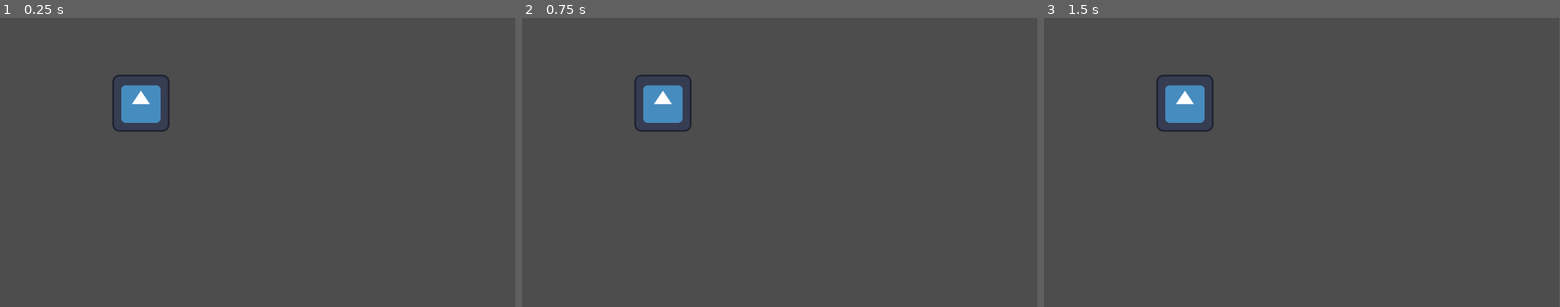
Above: before the commit, frames 1-3 (left to right).
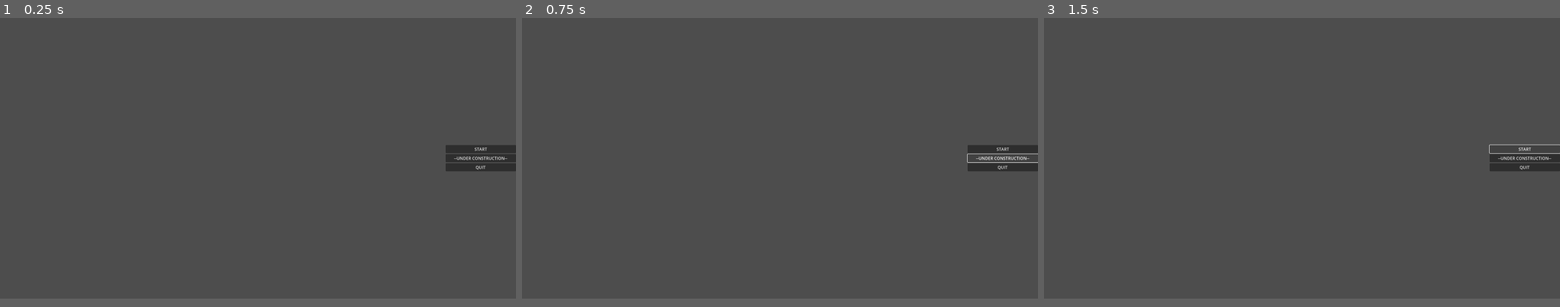
Above: after the commit, the same moments.

Repository: JeanShark-dev/godot-rock-survival
Game: Godot game, scene res://Main.tscn
The game is run twice, just before and just after one commit, with the same random seed, the same clock (stepped at 60 frames per second) and the same inputs. The engine's default icon, where the game draws it, is replaced by a stand-in: a white triangle on a blue panel in a dark square.
Inputs (mouse positions are in pixels of both pictures, inside the frame that each line leads up to):
- Up to frame 1 (0.25 s): no input
- Up to frame 2 (0.75 s): click (1001, 162) at 0.5 s, where only the run after the commit has a clickable "--UNDER CONSTRUCTION--"
- Up to frame 3 (1.5 s): click (1523, 153) at 1.25 s, where only the run after the commit has a clickable "START"
In our replay, the window is 799x449 before the commit and 800x436 after it. These sizes can differ from the game's own. Grey fills any space a smaller window leaves; there, only what the larger window draws over its background counts as a difference.

The runs differ from the first frame. In frame 1, 2.3% of the frame differs, in the area x 21-100%, y 19-54%; in frame 2, 2.1%; in frame 3, 2.1%.

Commit message:
started work, again
added functionality to player character
added (nonfunctional) main menu

Diff:
--- a/Main.tscn
+++ b/Main.tscn
@@ -1,11 +1,40 @@
-[gd_scene load_steps=3 format=3 uid="uid://b4lnjk3kh8c2k"]
+[gd_scene load_steps=2 format=3 uid="uid://b4lnjk3kh8c2k"]
 
 [ext_resource type="Script" path="res://assets/scripts/Main.gd" id="1_ja8op"]
-[ext_resource type="Texture2D" uid="uid://c64ha1mxf0hfw" path="res://assets/sprites/icon.svg" id="2_pu64m"]
 
 [node name="Main" type="Node"]
 script = ExtResource("1_ja8op")
 
-[node name="Context" type="Sprite2D" parent="."]
-position = Vector2(315, 191)
-texture = ExtResource("2_pu64m")
+[node name="MainMenu" type="Control" parent="."]
+layout_mode = 3
+anchors_preset = 15
+anchor_right = 1.0
+anchor_bottom = 1.0
+grow_horizontal = 2
+grow_vertical = 2
+
+[node name="ButtonContainer" type="VBoxContainer" parent="MainMenu"]
+layout_mode = 1
+anchors_preset = 11
+anchor_left = 1.0
+anchor_right = 1.0
+anchor_bottom = 1.0
+offset_left = -270.0
+grow_horizontal = 0
+grow_vertical = 2
+alignment = 1
+
+[node name="StartButton" type="Button" parent="MainMenu/ButtonContainer"]
+layout_mode = 2
+text = "START"
+language = "en"
+
+[node name="OptionsButton" type="Button" parent="MainMenu/ButtonContainer"]
+layout_mode = 2
+text = "--UNDER CONSTRUCTION--"
+language = "en"
+
+[node name="QuitButton" type="Button" parent="MainMenu/ButtonContainer"]
+layout_mode = 2
+text = "QUIT"
+language = "en"
--- /dev/null
+++ b/assets/scripts/PlayerMovement.gd
@@ -0,0 +1,25 @@
+extends CharacterBody2D
+
+
+var direction = Vector2()
+@export var baseSpeed = 0.0
+func _ready():
+	pass # Replace with function body.
+
+
+# Called every frame. 'delta' is the elapsed time since the previous frame.
+func _process(delta):
+	take_input()
+	move_and_collide(velocity*delta*baseSpeed)
+
+func take_input():
+	direction = Vector2()
+	if Input.is_action_pressed("gp_up"):
+		direction.y -= 1
+	if Input.is_action_pressed("gp_down"):
+		direction.y += 1
+	if Input.is_action_pressed("gp_left"):
+		direction.x -= 1
+	if Input.is_action_pressed("gp_right"):
+		direction.x += 1
+	velocity = direction.normalized()
--- a/player_container.tscn
+++ b/player_container.tscn
@@ -1,4 +1,6 @@
-[gd_scene load_steps=3 format=3 uid="uid://cfb7jvlg72vho"]
+[gd_scene load_steps=4 format=3 uid="uid://cfb7jvlg72vho"]
+
+[ext_resource type="Script" path="res://assets/scripts/PlayerMovement.gd" id="1_m3egy"]
 
 [sub_resource type="CircleShape2D" id="CircleShape2D_khiof"]
 
@@ -12,11 +14,13 @@
 
 [node name="PlayerContainer" type="Node2D"]
 
-[node name="PlayerRigidBody" type="RigidBody2D" parent="."]
-mass = 60.0
-contact_monitor = true
-can_sleep = false
-lock_rotation = true
+[node name="PlayerRigidBody" type="CharacterBody2D" parent="."]
+motion_mode = 1
+script = ExtResource("1_m3egy")
+baseSpeed = 100.0
+
+[node name="Polygon2D" type="Polygon2D" parent="PlayerRigidBody"]
+polygon = PackedVector2Array(0, -10, 4, -9, 7, -7, 9, -4, 10, 0, 9, 4, 7, 7, 4, 9, 0, 10, -4, 9, -7, 7, -9, 5, -10, 2, -10, 0, -10, -2, -9, -5, -7, -7, -5, -8, -2, -10)
 
 [node name="PlayerCollision" type="CollisionShape2D" parent="PlayerRigidBody"]
 shape = SubResource("CircleShape2D_khiof")
@@ -24,3 +28,5 @@
 [node name="PlayerSprite" type="AnimatedSprite2D" parent="PlayerRigidBody"]
 sprite_frames = SubResource("SpriteFrames_s1jq7")
 animation = &"idle"
+
+[node name="Camera2D" type="Camera2D" parent="PlayerRigidBody"]
--- a/project.godot
+++ b/project.godot
@@ -15,6 +15,12 @@
 config/features=PackedStringArray("4.0", "Forward Plus")
 config/icon="res://assets/sprites/icon.svg"
 
+[display]
+
+window/size/viewport_width=1980
+window/size/viewport_height=1080
+window/size/mode=3
+
 [input]
 
 debug_quit={
@@ -22,3 +28,28 @@
 "events": [null, Object(InputEventKey,"resource_local_to_scene":false,"resource_name":"","device":-1,"window_id":0,"alt …(188 unchanged characters)…
 ]
 }
+gp_up={
+"deadzone": 0.5,
+"events": [Object(InputEventKey,"resource_local_to_scene":false,"resource_name":"","device":-1,"window_id":0,"alt_pressed":false,"shift_pressed":false,"ctrl_pressed":false,"meta_pressed":false,"pressed":false,"keycode":0,"physical_keycode":87,"key_label":0,"unicode":119,"echo":false,"script":null)
+]
+}
+gp_down={
+"deadzone": 0.5,
+"events": [Object(InputEventKey,"resource_local_to_scene":false,"resource_name":"","device":-1,"window_id":0,"alt_pressed":false,"shift_pressed":false,"ctrl_pressed":false,"meta_pressed":false,"pressed":false,"keycode":0,"physical_keycode":83,"key_label":0,"unicode":115,"echo":false,"script":null)
+]
+}
+gp_left={
+"deadzone": 0.5,
+"events": [Object(InputEventKey,"resource_local_to_scene":false,"resource_name":"","device":-1,"window_id":0,"alt_pressed":false,"shift_pressed":false,"ctrl_pressed":false,"meta_pressed":false,"pressed":false,"keycode":0,"physical_keycode":65,"key_label":0,"unicode":97,"echo":false,"script":null)
+]
+}
+gp_right={
+"deadzone": 0.5,
+"events": [Object(InputEventKey,"resource_local_to_scene":false,"resource_name":"","device":-1,"window_id":0,"alt_pressed":false,"shift_pressed":false,"ctrl_pressed":false,"meta_pressed":false,"pressed":false,"keycode":0,"physical_keycode":68,"key_label":0,"unicode":100,"echo":false,"script":null)
+]
+}
+
+[physics]
+
+2d/default_gravity=981.0
+2d/default_gravity_vector=Vector2(0, 0)
Not shown, added: assets/soundtrack/BC-02.mp3.import
Not shown, added: assets/sprites/weapons/projectiles/9mm.svg.import
Not shown, changed: README.md
Not shown, changed: assets/project files/BC-04.mmpz
Not shown, changed: assets/project files/BC-04.mmpz.bak
